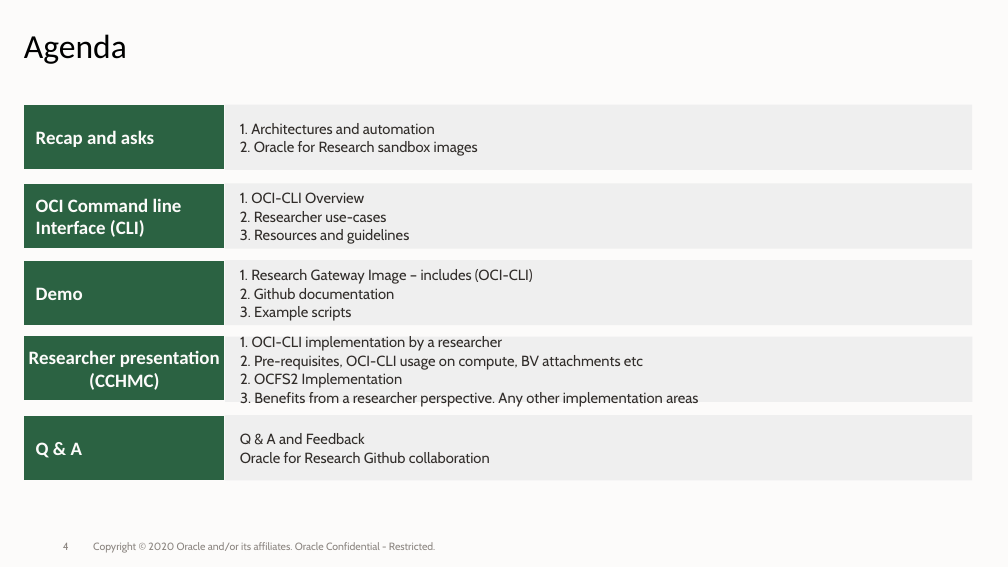
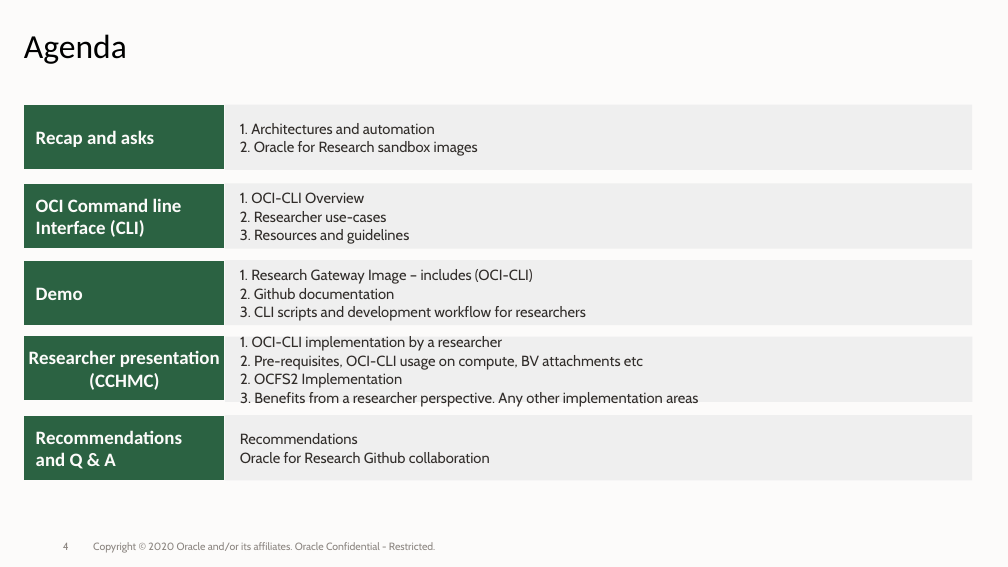
Before and after one commit to OracleForResearch/Technology-Talk, a slide deck: slide 4 of OFRTechnologyTalk-11132020.pptx. Drawn at 1008x567 pixels with LibreOffice and Linux fonts; fonts in the diff are those of the drawing; background and template pictures are left out. Boxes give left, top, right and bottom in pixels: in the first picture for what was removed or moved away, otherwise in the second. Text is boxed around its words. In the diff, an @@ line names an element or a change of style, - is before the commit and + after.

```diff
--- a/OFRTechnologyTalk-11132020.pptx
+++ b/OFRTechnologyTalk-11132020.pptx
@@ text in rectangle at (240,306,586,321): text changed @@
-3. Example scripts
+3. CLI scripts and development workflow for researchers
@@ text in rectangle at (36,430,182,469): text changed @@
-Q & A
+Recommendations
+and Q & A
@@ text in rectangle at (240,433,358,444): text changed @@
-Q & A and Feedback
+Recommendations
```
Also in this commit, not shown: 3 other slides changed, 1 slide added.
